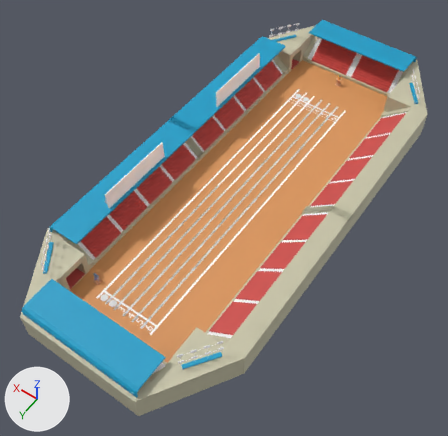
A saved change to the glTF model public/models/maps/games/Athle.glb.
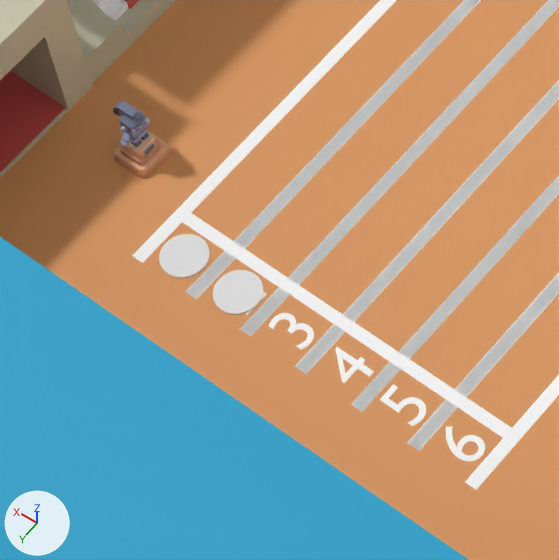
The first picture shows the older version from a 50 mm camera at (-51.3, 80.5, 122.3) aimed at (4.5, 2.3, -0.5). The close-ups show both versions on the part from 17% to 37% of the width and 59% to 79% of the height of that picture; other places that the commit changed are outside them. Lighting does not change. The marker at lower left points along +X, +Y and +Z. Where no turn or scale is listed for an object, it has been applied to the vertices.

In view in the first close-up: 'Box001', 'Box005', 'Box006', 'Box014', 'Mesh1 Group1 Model', 'Mesh1 Group1 Model.004', 'Mesh1 Group1 Model.005', 'Mesh1 Group1 Model.006', 'Mesh1 Group1 Model.008', 'Mesh1 Group1 Model.009', 'Object001', 'statue'.
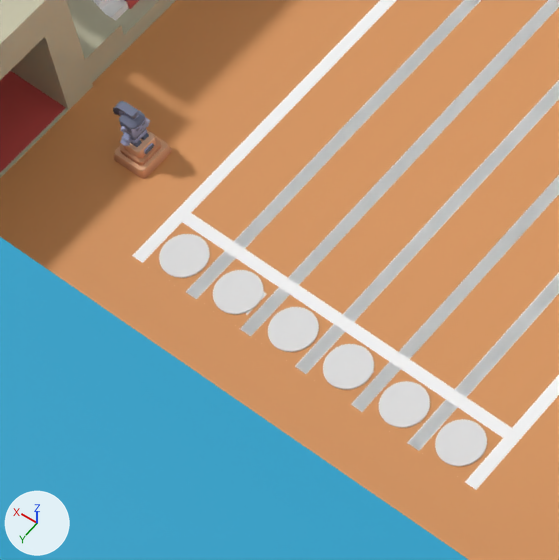
Edits to the bpy script that builds the scene:
```text
Add ob_cylindre_007:
    ob_cylindre_007 = bpy.data.objects.new('Cylindre.007', me_cylindre)
    ob_cylindre_007.location = (-0.62, 37.59, 1.46)
    ob_cylindre_007.scale = (0.9, 0.9, 0.05)
Add ob_cylindre_006:
    ob_cylindre_006 = bpy.data.objects.new('Cylindre.006', me_cylindre)
    ob_cylindre_006.location = (1.95, 37.59, 1.46)
    ob_cylindre_006.scale = (0.9, 0.9, 0.05)
Add ob_cylindre_005:
    ob_cylindre_005 = bpy.data.objects.new('Cylindre.005', me_cylindre)
    ob_cylindre_005.location = (4.52, 37.59, 1.46)
    ob_cylindre_005.scale = (0.9, 0.9, 0.05)
Add ob_cylindre_004:
    ob_cylindre_004 = bpy.data.objects.new('Cylindre.004', me_cylindre)
    ob_cylindre_004.location = (7.1, 37.59, 1.46)
    ob_cylindre_004.scale = (0.9, 0.9, 0.05)
```

Changed parts and their boxes [x1, y1, x2, y2] in the close-ups (559 x 560 px):
'Cylindre.007', added: after [435, 419, 487, 467]
'Cylindre.006', added: after [379, 381, 430, 428]
'Cylindre.005', added: after [323, 344, 374, 390]
'Cylindre.004', added: after [268, 307, 319, 352]
